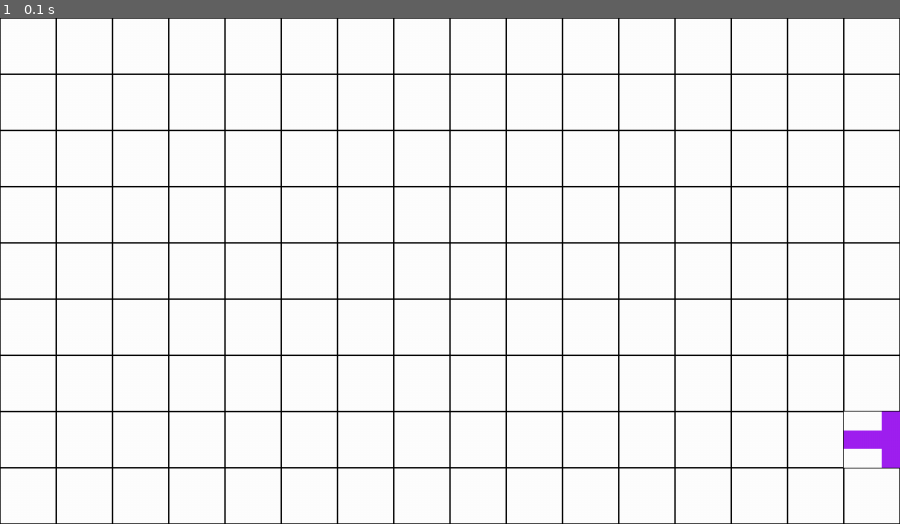
Above: before the commit, frame 1.
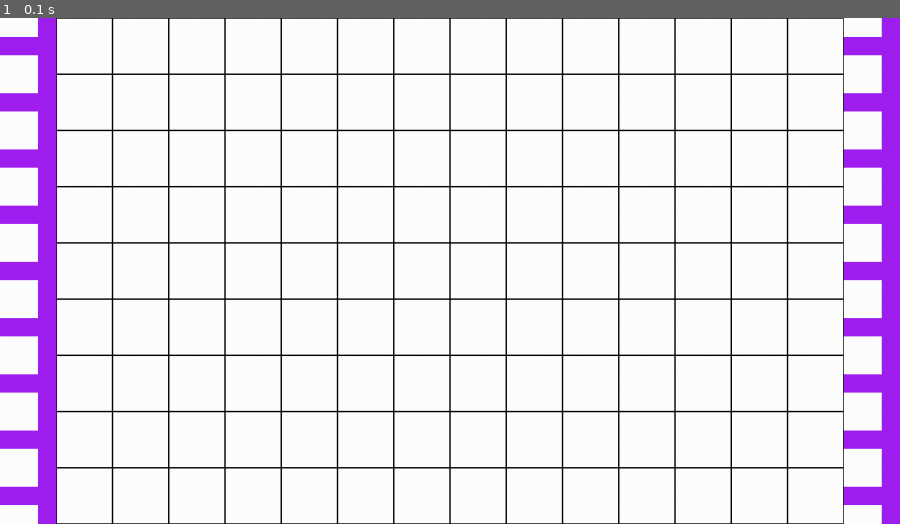
Above: after the commit, the same moment.

Repository: ImmanuelCurrah/Pygame-Wave-Function-Tile-Collapse
Game: pygame game, started from main.py
Two runs of this game, one before a commit and one after it. Both use one fixed random seed, a clock stepped at 60 frames per second and the inputs below.
Inputs:
- Up to frame 1 (0.1 s): no input

The runs differ from the first frame. In frame 1, 7.2% of the frame differs, in the area x 0-100%, y 0-100%.

Commit message:
find start and end coordinates of grid for future entropy calculation

Diff:
--- a/entropy/entropy.py
+++ b/entropy/entropy.py
@@ -1,11 +1,35 @@
+import math
 from cell import Cell
 
 class Entropy:
 
-    def get_entropy_score(self, grid, index):
-        pass
+    cols: int
 
-    def collapse(self, grid, index):
+    def __init__(self, grid):
+        self.cols = len(grid[0])
+
+    def get_start_end_coords(self):
+        start_indices = []
+        end_indices = []
+
+        start_coords = []
+        end_coords = []
+
+        for index in range(self.cols):
+            start_index = index * (self.cols - 1)
+            end_index = start_index + (self.cols - 1)
+            start_indices.append(start_index)
+            end_indices.append(end_index)
+
+            start_coords.append((index, 0))
+            end_coords.append((self.cols - 1, index))
+
+        return start_coords, end_coords
+
+
+
+
+    def get_entropy_score(self):
         pass
 
     def is_start(self, grid):
--- a/grid/grid.py
+++ b/grid/grid.py
@@ -7,32 +7,39 @@
 class Grid:
 
     grid = []
+
     cell_size = 0
-    entropy = Entropy()
+
+    entropy: Entropy
+
     random_start = {}
+
     start_tetromino = random.choice(["Upright Tetromino", "Upside Down Tetromino", "Right Lateral Tetromino", "Left Lateral Tetromino"])
 
     def __init__(self, screen_width, screen_height):
         self.cell_size = math.gcd(screen_width, screen_height)
 
-        rows = screen_width // self.cell_size
-        cols = screen_height // self.cell_size
-
-        self.grid = [[Cell() for _ in range(rows)] for _ in range(cols)]
+        self.grid = [[Cell() for _ in range(screen_width // self.cell_size)] for _ in range(screen_height // self.cell_size)]
 
         row_index, col_index = self.__get_random_grid_index()
         self.random_start["row_index"] = row_index
         self.random_start["col_index"] = col_index
+        self.entropy = Entropy(self.grid)
 
     def draw_grid(self, screen):
         is_start = self.entropy.is_start(self.grid)
+        start_coords, end_coords = self.entropy.get_start_end_coords()
 
         for current_row_index, rows in enumerate(self.grid):
             for current_col_index, cell in enumerate(rows):
                 x = current_col_index * self.cell_size
                 y = current_row_index * self.cell_size
 
-                if is_start and current_row_index == self.random_start["row_index"] and current_col_index == self.random_start["col_index"]:
+                if (current_row_index, current_col_index) in set(start_coords):
+                   cell.draw_cell(screen, x, y, self.cell_size, self.start_tetromino)
+                elif (current_col_index, current_row_index) in set(end_coords):
+                    cell.draw_cell(screen, x, y, self.cell_size, self.start_tetromino)
+                elif is_start and current_row_index == self.random_start["row_index"] and current_col_index == self.random_start["col_index"]:
                     cell.draw_cell(screen, x, y, self.cell_size, self.start_tetromino)
                 else:
                     cell.draw_cell(screen, x, y, self.cell_size, "Blank Cell")
